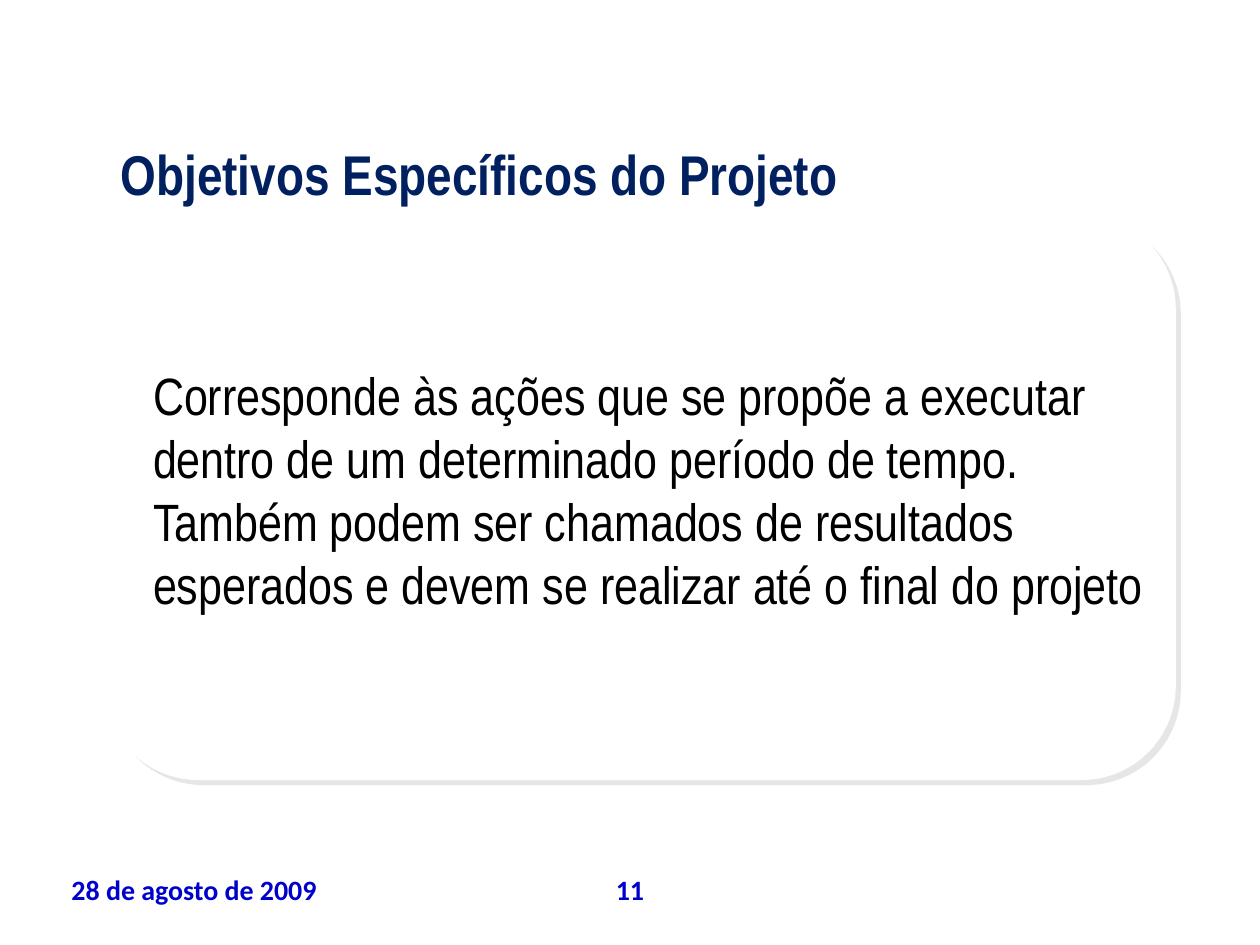
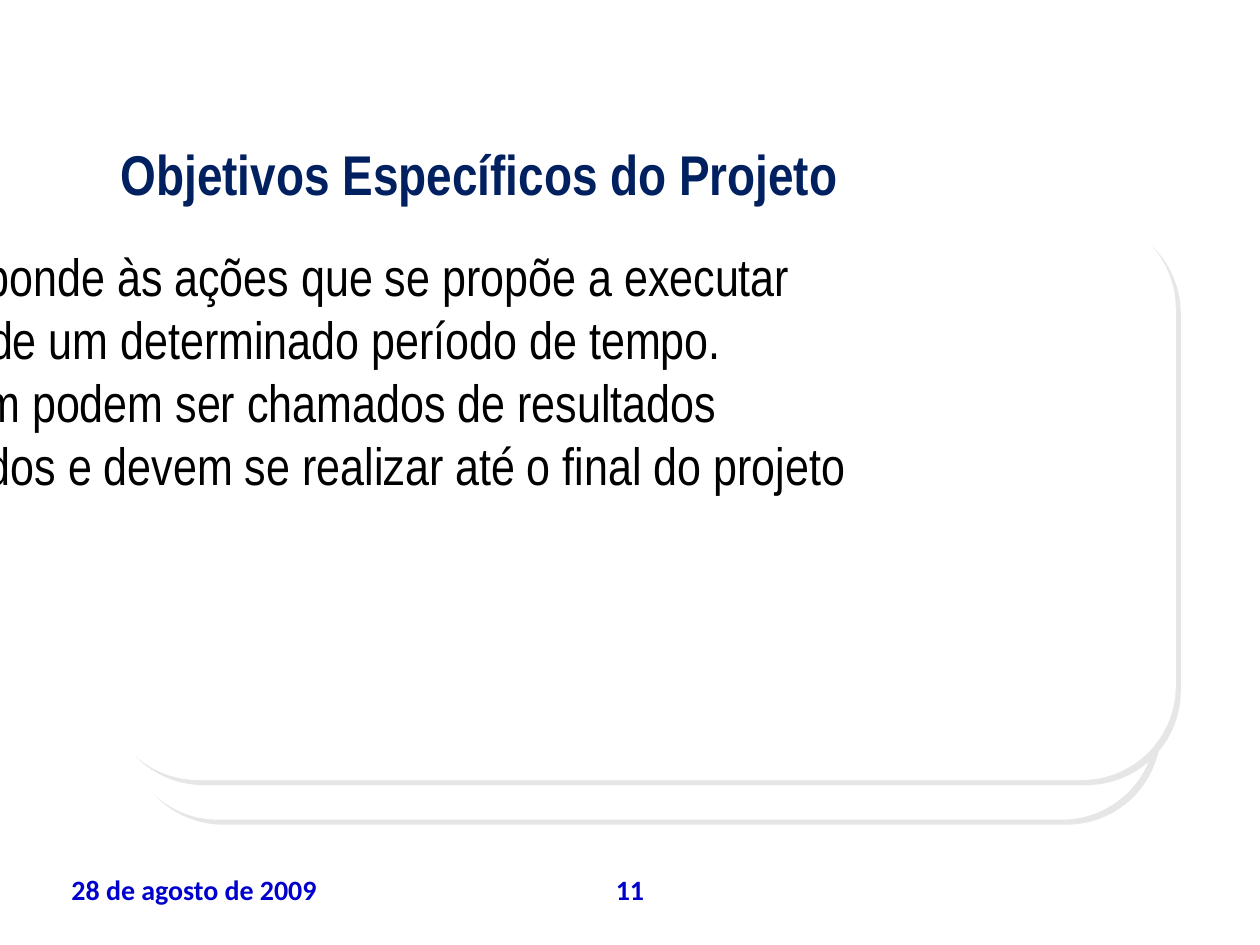
Before and after one commit to leoevaristo/psa20092, a slide deck: slide 11 of ARTEFATOS/TAP_apresentacao.ppt. Drawn at 1260x945 pixels with LibreOffice and Linux fonts; fonts in the diff are those of the drawing; background and template pictures are left out. Boxes give left, top, right and bottom in pixels: in the first picture for what was removed or moved away, otherwise in the second. Text is boxed around its words. In the diff, an @@ line names an element or a change of style, - is before the commit and + after.

```diff
--- a/ARTEFATOS/TAP_apresentacao.ppt
+++ b/ARTEFATOS/TAP_apresentacao.ppt
@@ text "Corresponde às ações que se ..." rewrapped from <box>153,376,1143,614</box> to <box>0,257,845,495</box> @@
@@ rounded rectangle added at <box>123,255,1155,820</box>, fill #FFFFFF @@
```
Also in this commit, not shown: 24 other slides changed.
